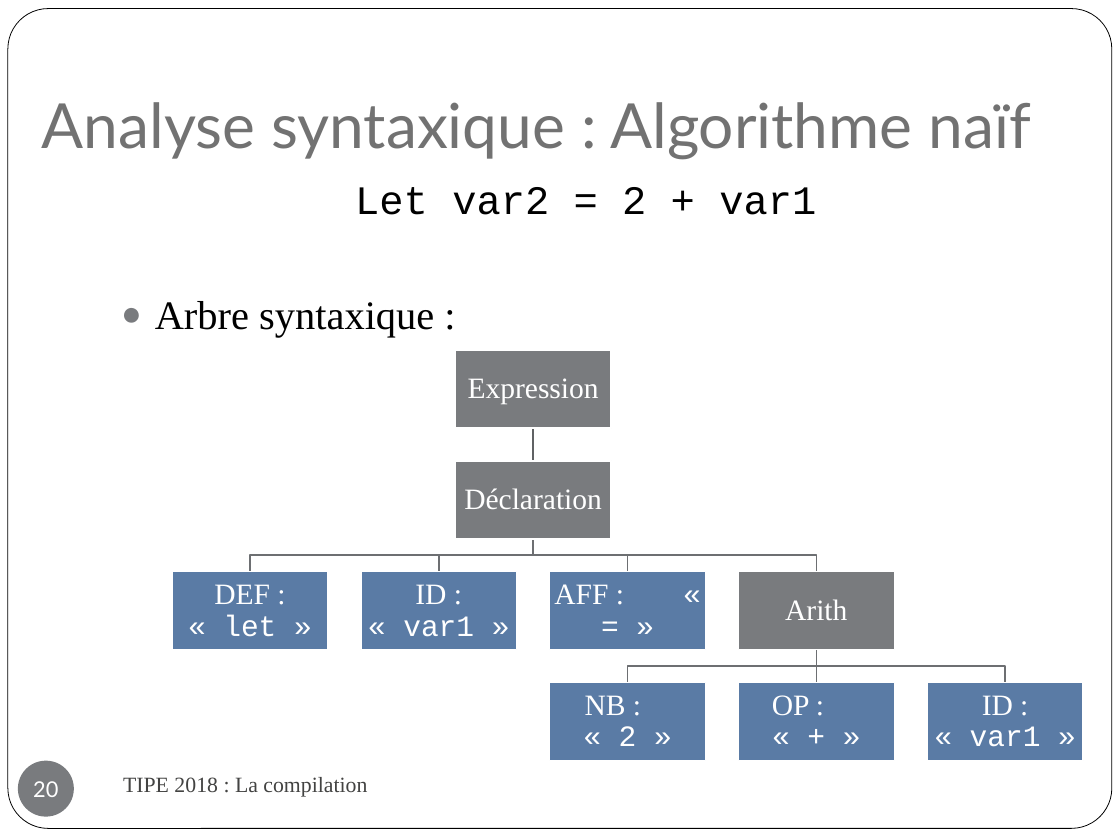
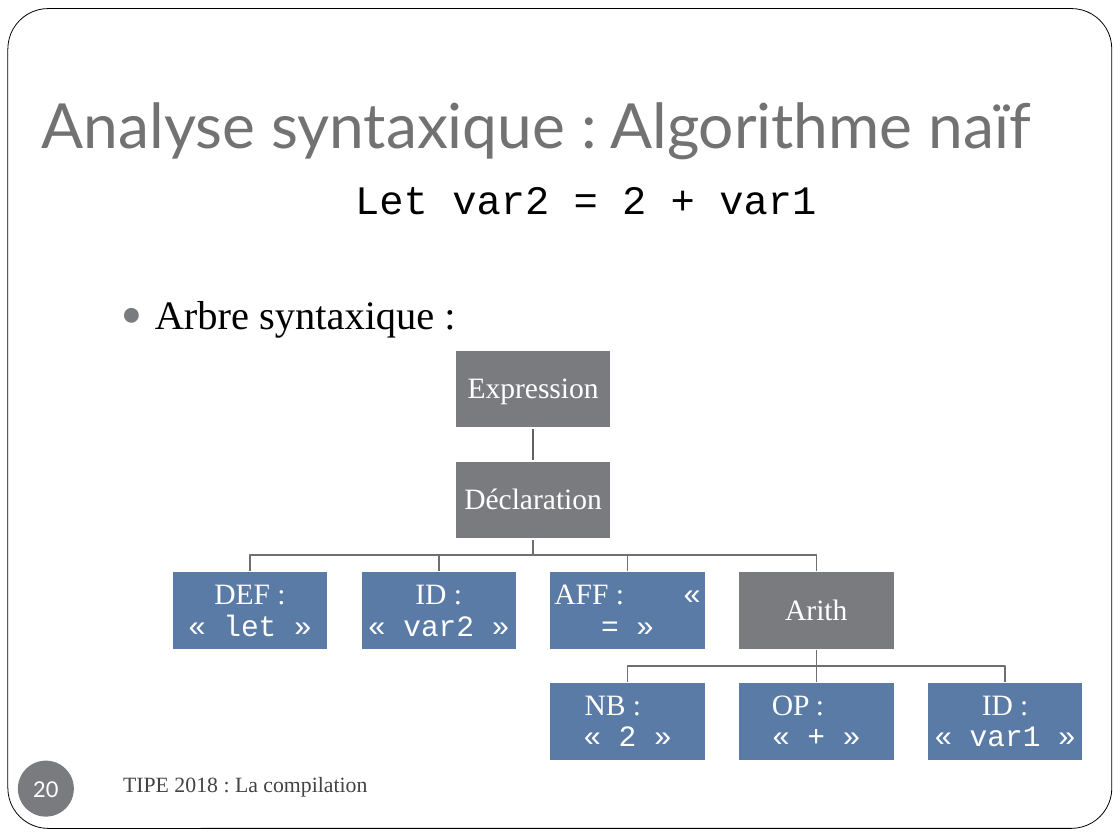
Before and after one commit to kingui68/Projets-personels, a slide deck: slide 20 of TIPE_Guillaume.pptx. Drawn at 1120x840 pixels with LibreOffice and Linux fonts; fonts in the diff are those of the drawing. Boxes give left, top, right and bottom in pixels: in the first picture for what was removed or moved away, otherwise in the second. Text is boxed around its words. In the diff, an @@ line names an element or a change of style, - is before the commit and + after.

```diff
--- a/TIPE_Guillaume.pptx
+++ b/TIPE_Guillaume.pptx
@@ text at bbox=[403, 584, 474, 637]: text changed @@
-ID : « var1 »
+ID : « var2 »
```
Also in this commit, not shown: 4 other slides changed, 1 other file.
